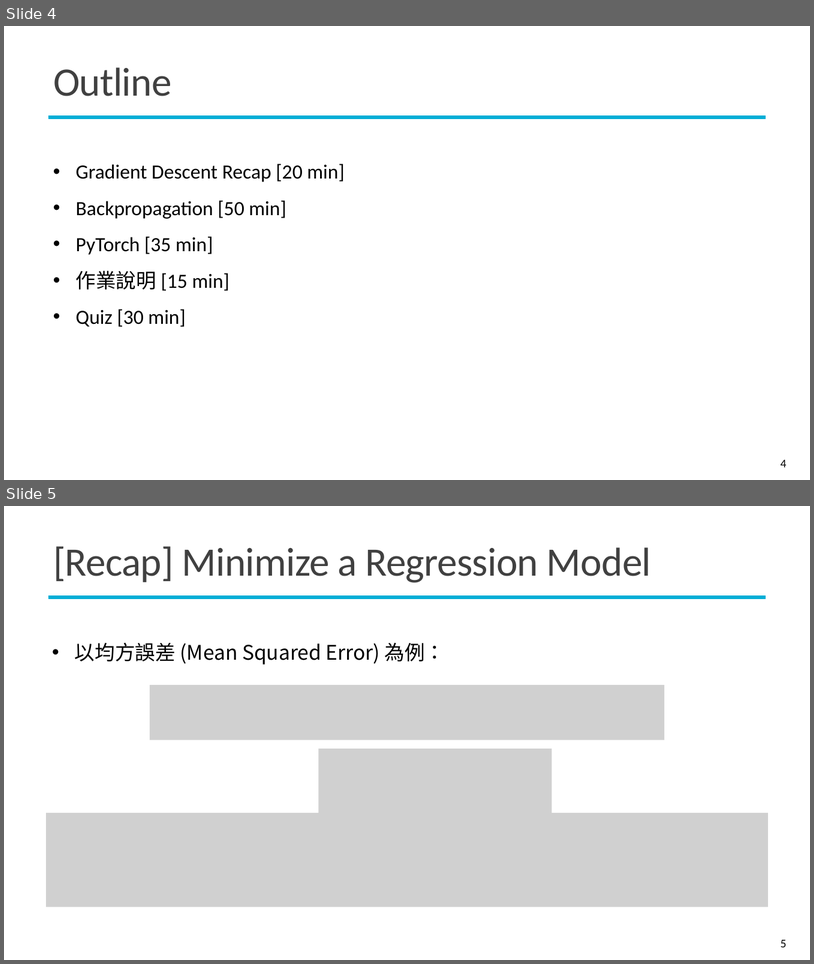
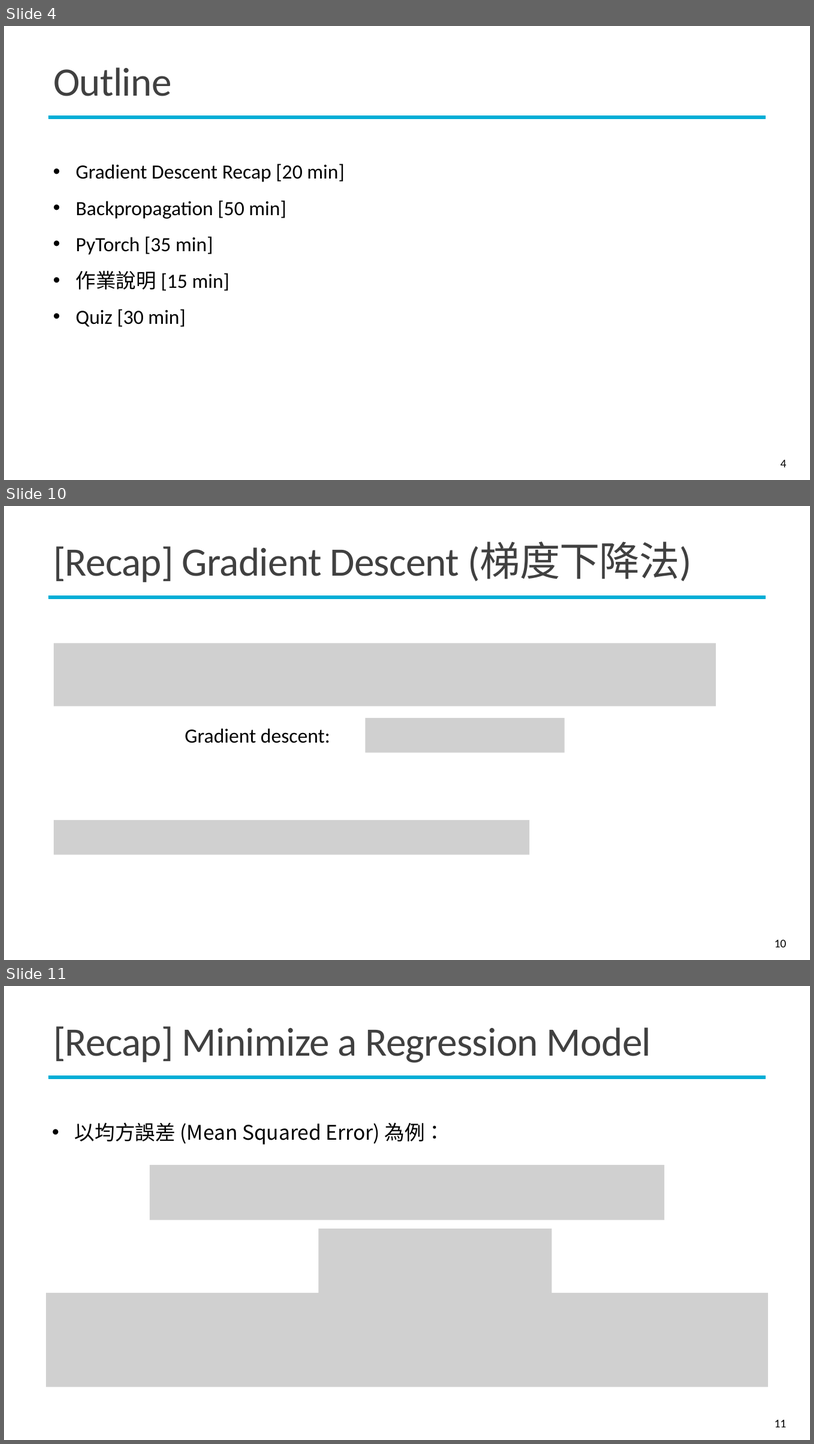
Before and after one commit to mcps5601/CGUDL_2025_Spring, a slide deck: slides/backprop_0303.pptx. Shown one above the other, each under a label of ours: slides 4 and 5 before the commit, slides 4, 10 and 11 after it; the slides between them are not shown. The pictures are 814x964 and 814x1444 pixels, drawn with LibreOffice and Linux fonts; fonts in the diff are those of the drawing; grey boxes stand for pictures; background and template pictures are left out. Boxes give left, top, right and bottom in pixels: in the first picture for what was removed or moved away, otherwise in the second. Text is boxed around its words. In the diff, an @@ line names an element or a change of style, - is before the commit and + after.

```diff
--- a/slides/backprop_0303.pptx
+++ b/slides/backprop_0303.pptx
@@ slide 10 added at [4, 506, 810, 960], background #FFFFFF; not listed: 1 template element that a slide beside it also shows @@
@@ title added at [53, 543, 692, 582], 48 pt, text #404040 @@
+[Recap] Gradient Descent (梯度下降法)
@@ picture added at [54, 643, 716, 706] @@
@@ picture added at [366, 718, 566, 752] @@
@@ text added at [185, 728, 330, 743], 24 pt, text #000000 @@
+Gradient descent:
@@ picture added at [54, 820, 530, 855] @@
@@ page number added at [775, 939, 787, 947], 14 pt, text #000000 @@
+10
@@ what was slide 5 is now slide 11 @@
@@ page number at [775, 1419, 787, 1427]: text changed @@
-5
+11
```
Also in this commit, not shown: 11 slides changed, 8 other slides added, 1 slide removed, 1 other file.
